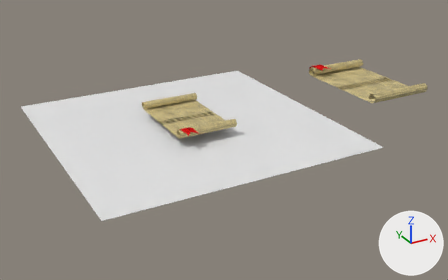
One commit to the Blender file src/img/Parchment_01.blend: the scene before it, then after it.
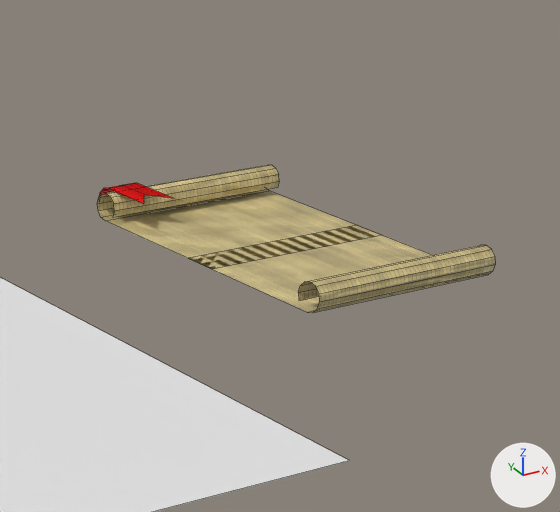
There are two pictures of each version: one whole from a 50 mm camera at (-10.8, -22.9, 9.8) aimed at (1.8, 0.1, -1.7), one close up on the part from 62% to 100% of the width and 4% to 58% of the height. Arrows for +X, +Y and +Z are at lower right; the lights stay in place. The close-ups show mesh edges as thin lines.

The first close-up shows 'FlagSmall.001', 'Parchment-Small.001', 'Plane'.
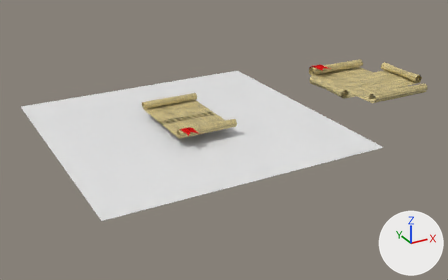
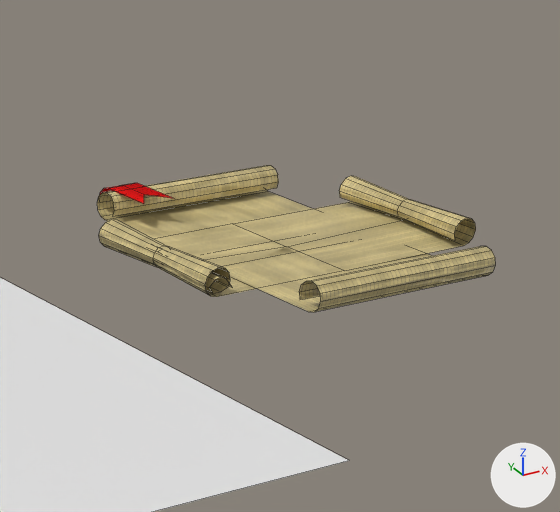
Commit message: add more parchment

Patch to the scene script:
```diff
--- a/src/img/Parchment_01.blend.py
+++ b/src/img/Parchment_01.blend.py
@@ mat_material @@
 n1 = _N.new('ShaderNodeMix'); n1.name = 'Mix'
 n2 = _N.new('ShaderNodeBsdfPrincipled'); n2.name = 'Principled BSDF'
 n5.inputs[2].default_value = 1.0  # 'Filter Width'
+n6 = _N.new('ShaderNodeHueSaturation'); n6.name = 'Hue Saturation Value'
 _L.new(n2.outputs[0], n4.inputs[0])  # 'BSDF' to 'Surface'
-_L.new(n1.outputs[2], n2.inputs[0])  # 'Result' to 'Base Color'
 _L.new(n0.outputs[0], n1.inputs[6])  # 'Color' to 'A'
@@ mat_material @@
 _L.new(n3.outputs[0], n5.inputs[3])  # 'Factor' to 'Height'
+_L.new(n1.outputs[2], n6.inputs[4])  # 'Result' to 'Color'
+_L.new(n6.outputs[0], n2.inputs[0])  # 'Color' to 'Base Color'
@@ me_cylinder_003_1 @@
+me_cylinder_003_1.from_pydata(...)  # 90 vertices, 58 faces; spans x -1.55..1.66, y -2.34..2.34, z -0.2..0.2
+me_cylinder_003_1.materials.append(mat_material)
@@ ob_parchment_small_001 @@
 ob_parchment_small_001.location = (10.0, 0.0, 0.0)
+ob_parchment_small_001.rotation_euler = (0.00188, 0.00845, 0.00502)  # degrees (0.1, 0.5, 0.3)
 ob_parchment_small_001.scale = (1.11, 1.11, 1.11)
@@ ob_parchment_finish @@
+ob_parchment_finish = bpy.data.objects.new('Parchment-Finish', me_cylinder_003_1)
+ob_parchment_finish.location = (10.0, 0.0, 0.0)
+ob_parchment_finish.rotation_euler = (0.0, 0.0, -1.571)  # degrees (0, 0, -90)
+ob_parchment_finish.scale = (0.846, 1.11, 1.11)
```

Boxes [x1, y1, x2, y2] around the edits, measured in the close-ups (560 x 512 px):
'Parchment-Small.001', turned: before [97, 165, 496, 313]; after [97, 165, 496, 312]
'Parchment-Finish', added: after [99, 176, 476, 297]
